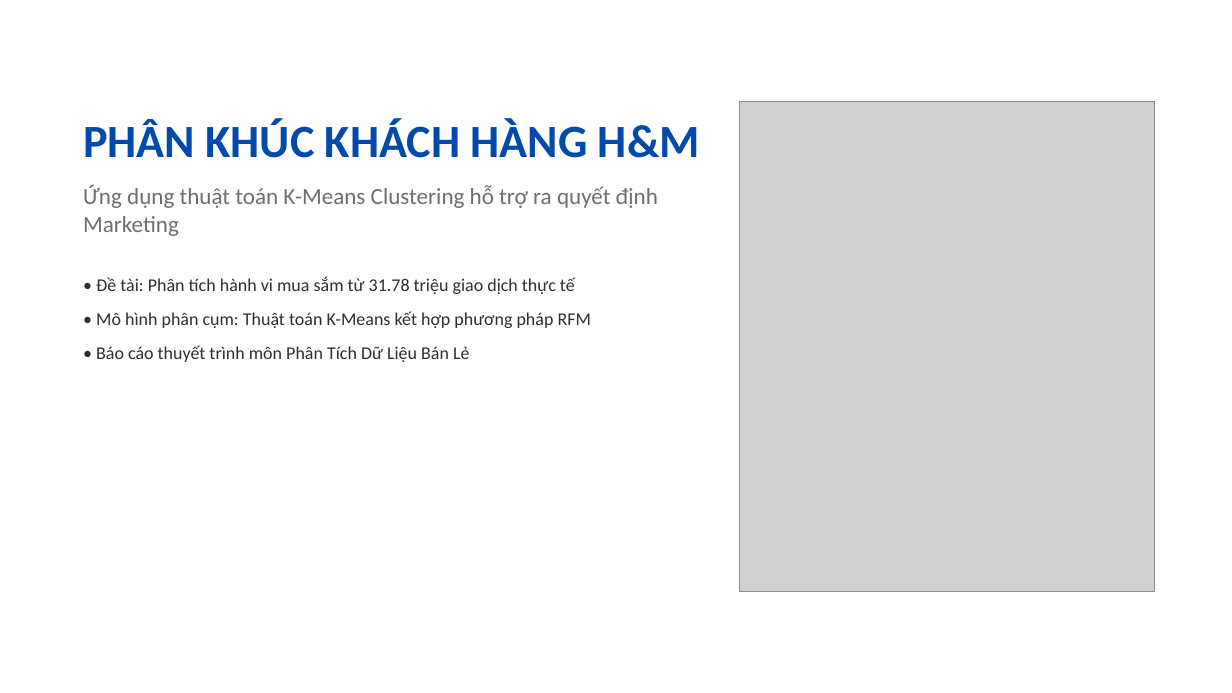
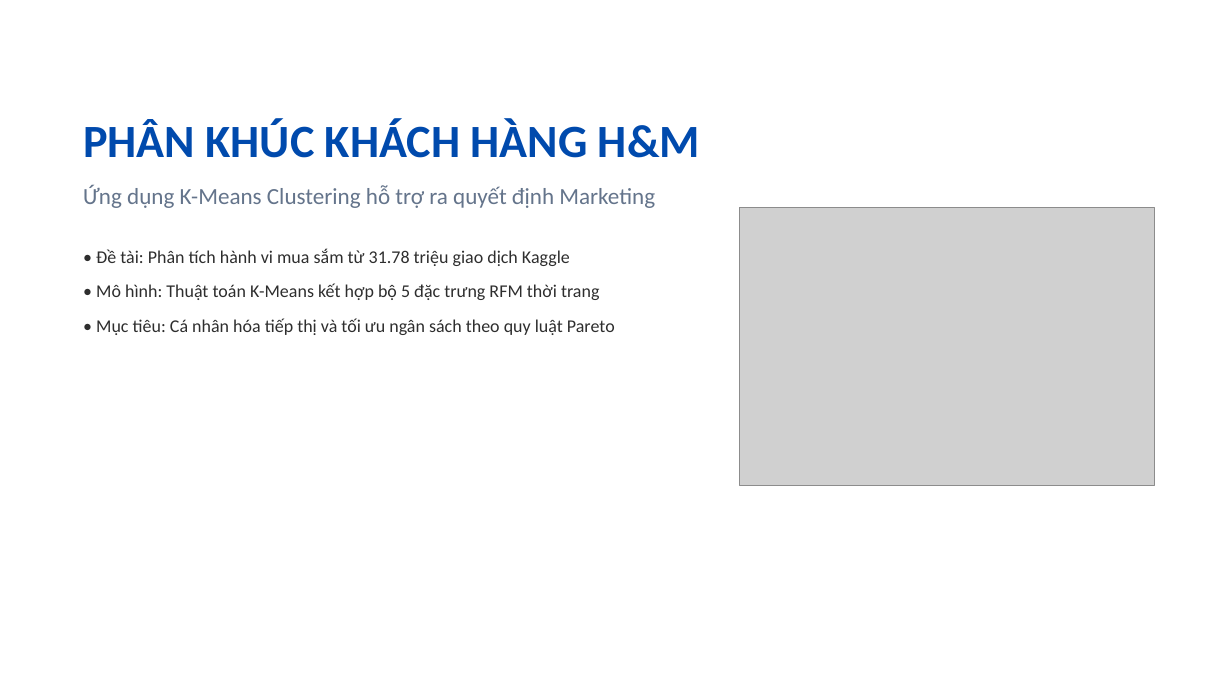
Before and after one commit to TminTtapcode/BTL_PTDL, a slide deck: slide 1 of docs/Slide_Thuyet_Trinh_HM_Modern_Minimal_16_Slides.pptx. Drawn at 1232x693 pixels with LibreOffice and Linux fonts; fonts in the diff are those of the drawing; grey boxes stand for pictures; background and template pictures are left out. Boxes give left, top, right and bottom in pixels: in the first picture for what was removed or moved away, otherwise in the second. Text is boxed around its words. In the diff, an @@ line names an element or a change of style, - is before the commit and + after.

Commit message:
docs: perfect 16-slide presentation with exact notebook figures, card containers and preserved aspect ratios

```diff
--- a/docs/Slide_Thuyet_Trinh_HM_Modern_Minimal_16_Slides.pptx
+++ b/docs/Slide_Thuyet_Trinh_HM_Modern_Minimal_16_Slides.pptx
@@ text at (x1=83, y1=185, x2=655, y2=335): text changed @@
-Ứng dụng thuật toán K-Means Clustering hỗ trợ ra quyết định Marketing
-• Đề tài: Phân tích hành vi mua sắm từ 31.78 triệu giao dịch thực tế
-• Mô hình phân cụm: Thuật toán K-Means kết hợp phương pháp RFM
-• Báo cáo thuyết trình môn Phân Tích Dữ Liệu Bán Lẻ
+Ứng dụng K-Means Clustering hỗ trợ ra quyết định Marketing
+• Đề tài: Phân tích hành vi mua sắm từ 31.78 triệu giao dịch Kaggle
+• Mô hình: Thuật toán K-Means kết hợp bộ 5 đặc trưng RFM thời trang
+• Mục tiêu: Cá nhân hóa tiếp thị và tối ưu ngân sách theo quy luật Pareto
@@ picture resized from (x1=739, y1=102, x2=1155, y2=592) to (x1=739, y1=208, x2=1155, y2=485) @@
```
Also in this commit, not shown: 13 other slides changed, 2 slides added, 2 slides removed.
